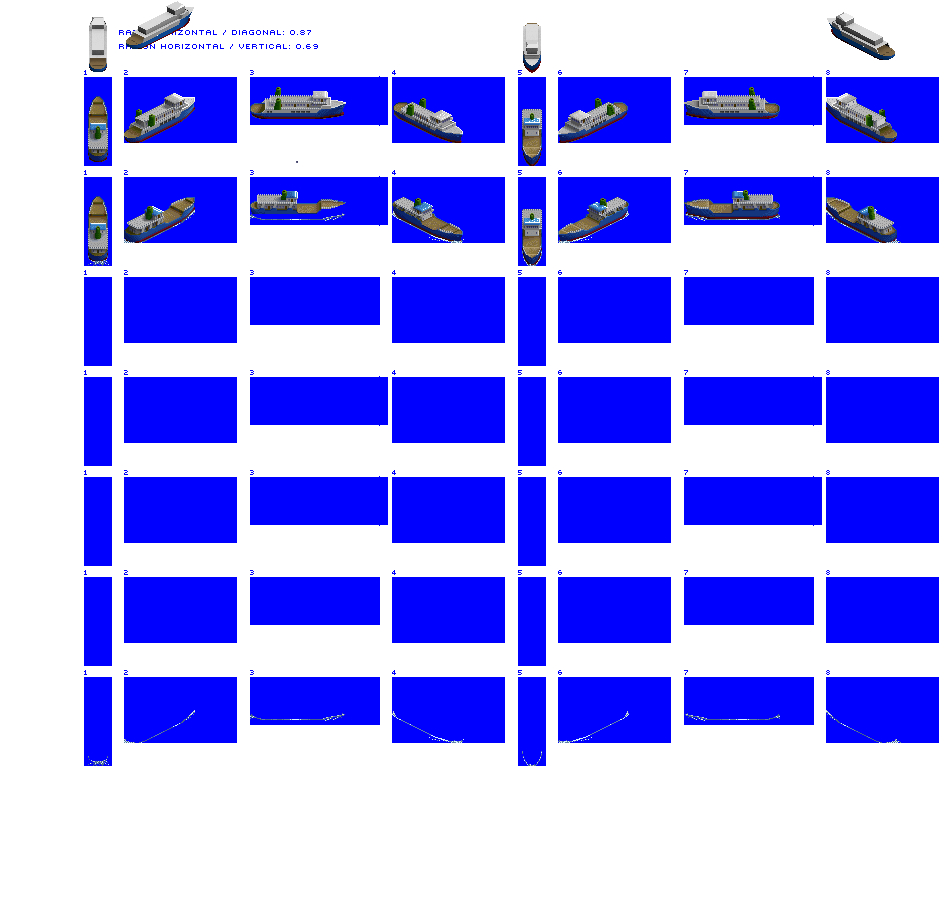
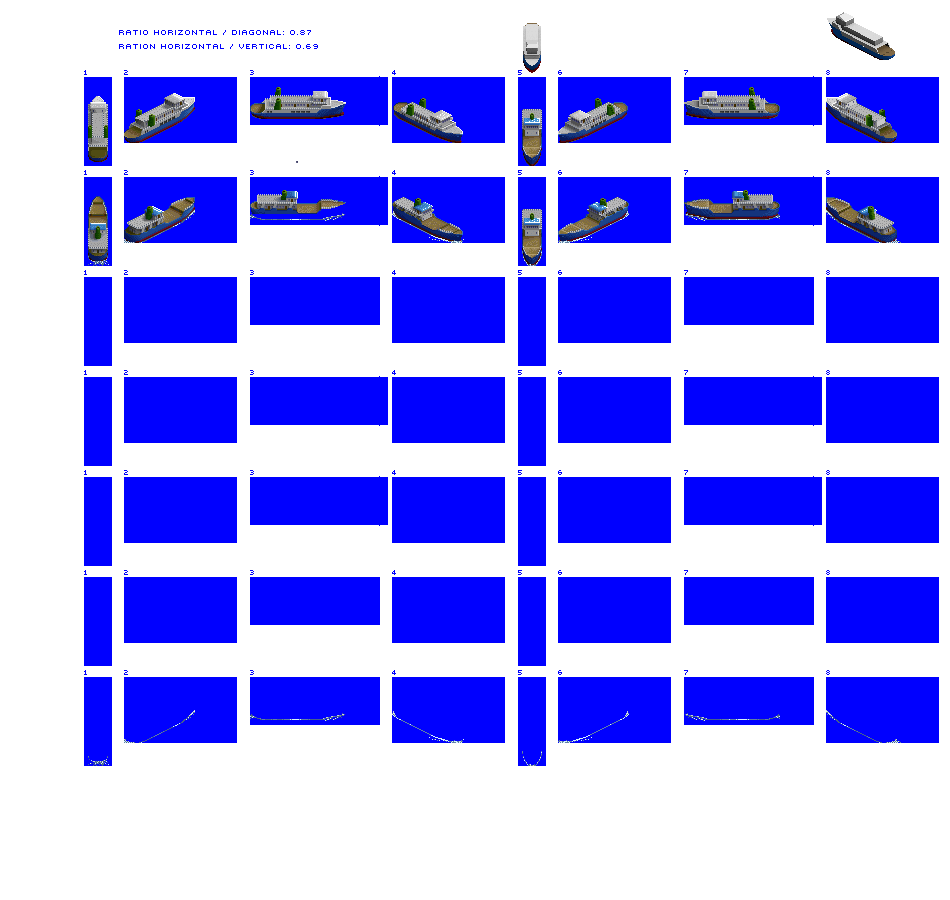
Layer changes from the first 950px x 900px image to the second:
painted on "Vehicle Ferry unloaded" over [88, 1, 194, 159]
